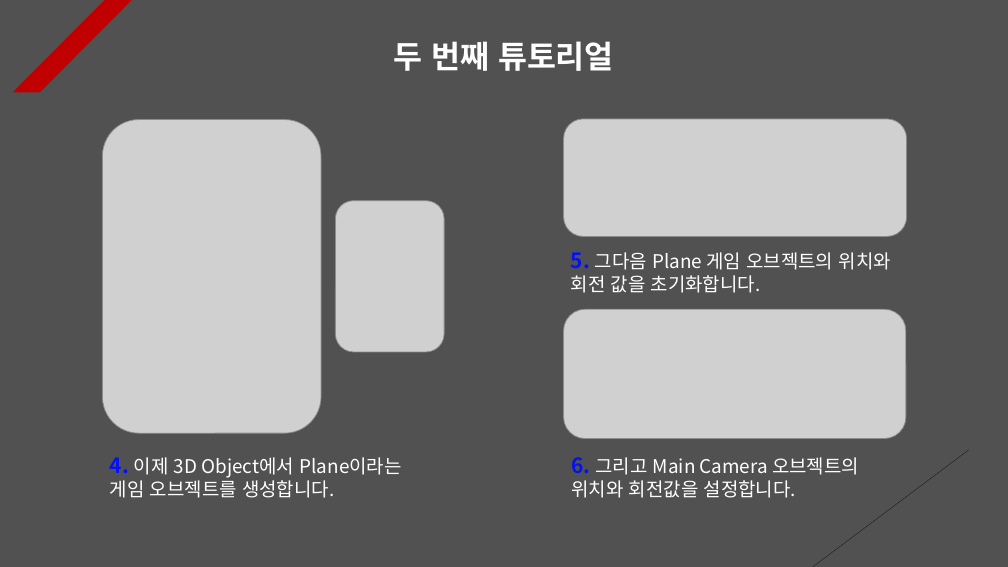
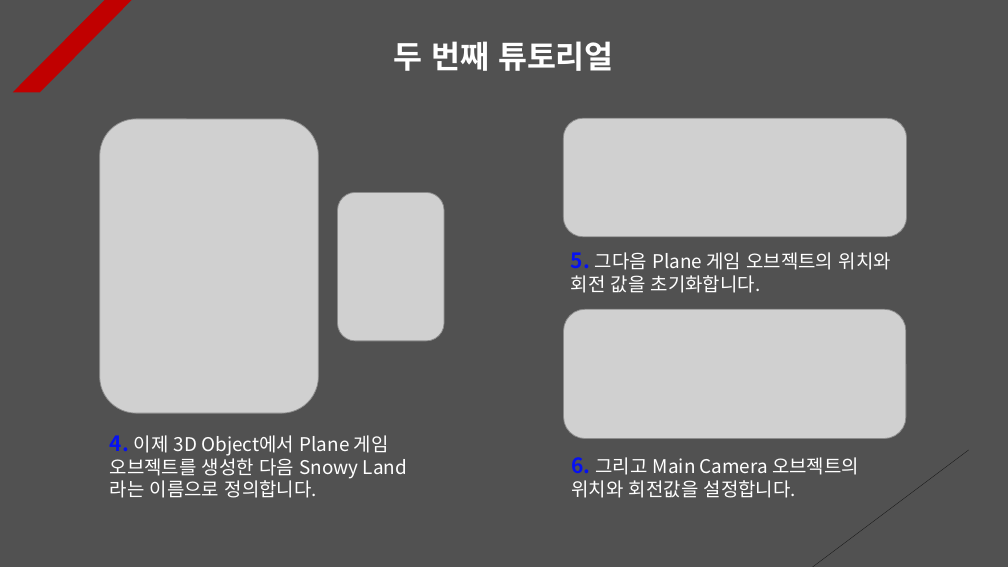
Before and after one commit to Unity2033/3D-UnityEngine, a slide deck: slide 2 of Assets/Class/Collision/PPT Data/Collision Example.pptx. Drawn at 1008x567 pixels with LibreOffice and Linux fonts; fonts in the diff are those of the drawing; grey boxes stand for pictures. Boxes give left, top, right and bottom in pixels: in the first picture for what was removed or moved away, otherwise in the second. Text is boxed around its words. In the diff, an @@ line names an element or a change of style, - is before the commit and + after.

```diff
--- a/Assets/Class/Collision/PPT Data/Collision Example.pptx
+++ b/Assets/Class/Collision/PPT Data/Collision Example.pptx
@@ picture resized from (x1=102, y1=119, x2=321, y2=433) to (x1=100, y1=119, x2=318, y2=413) @@
@@ picture resized from (x1=336, y1=200, x2=445, y2=352) to (x1=337, y1=193, x2=444, y2=341) @@
@@ text at (x1=110, y1=435, x2=389, y2=498): text changed @@
-4. 이제 3D Object에서 Plane이라는 게임 오브젝트를 생성합니다.
+4. 이제 3D Object에서 Plane 게임 오브젝트를 생성한 다음 Snowy Land라는 이름으로 정의합니다.
```
Also in this commit, not shown: 8 other slides changed, 37 other files.
